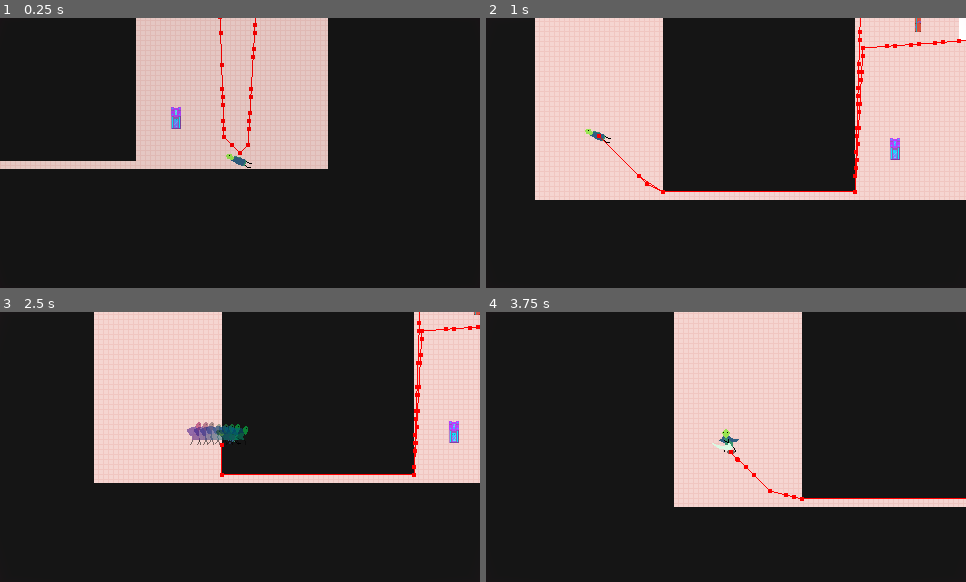
Above: before the commit, frames 1-4 (two rows, left to right).
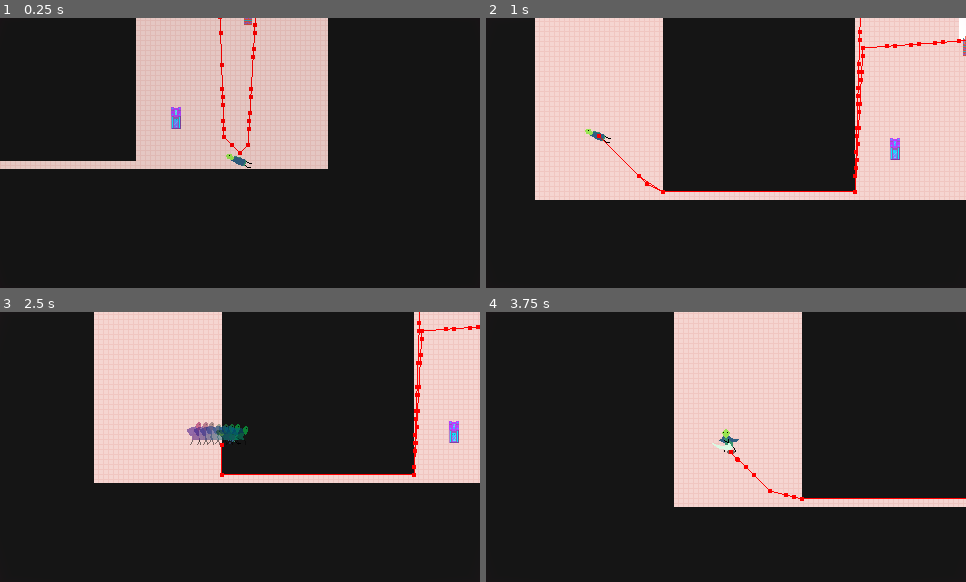
Above: after the commit, the same moments.

Repository: ehj37/Lizard-Mini
Game: Godot game, scene res://scenes/levels/level2.tscn
Same seed, same stepped clock (60 frames per second), same inputs: the game is played once before the commit and once after it. Sound files missing from this copy of the repository are replaced by a short silence.
Inputs (mouse positions are in pixels of both pictures, inside the frame that each line leads up to):
- Up to frame 1 (0.25 s): no input
- Up to frame 2 (1 s): move the mouse to (831, 139) at 0.52 s; hold Right (move_right) from 0.53 s (still down); click (831, 139) at 0.6 s
- Up to frame 3 (2.5 s): move the mouse to (144, 460) at 1.27 s; release Right (move_right) at 1.28 s; hold Down (move_down) 1.28-2.03 s; click (144, 460) at 1.35 s; move the mouse to (288, 387) at 2.02 s; hold Right (move_right) from 2.03 s (still down); tap Space (dash) at 2.1 s; click (288, 387) at 2.3 s
- Up to frame 4 (3.75 s): move the mouse to (702, 501) at 2.77 s; release Right (move_right) at 2.78 s; hold Up (move_up) 2.78-3.53 s; tap E (interact) at 2.85 s; click (702, 501) at 3.05 s; move the mouse to (870, 487) at 3.52 s; hold Left (move_left) from 3.53 s (still down); click (870, 487) at 3.6 s

The runs differ from the first frame. In frame 1, less than 0.1% of the frame differs, in the area x 50-53%, y 0-3%; in frame 2, 0.1%, in the area x 89-100%, y 0-15%; in frame 3, less than 0.1%; in frame 4, nothing differs.

Commit message:
Minor Golem work, change misc. timer process modes from always, non-timer approach for wisp bug

Diff:
--- a/scenes/enemies/corvid/state/attack_1.gd
+++ b/scenes/enemies/corvid/state/attack_1.gd
@@ -28,7 +28,7 @@
 
 	corvid.set_collision_mask_value(8, false)
 
-	get_tree().create_timer(DECELERATION_START).timeout.connect(
+	get_tree().create_timer(DECELERATION_START, false).timeout.connect(
 		_on_deceleration_start_timer_timeout
 	)
 
@@ -39,7 +39,7 @@
 	else:
 		corvid.hitbox.position.x = abs(corvid.hitbox.position.x)
 
-	get_tree().create_timer(ATTACK_LUNGE_DURATION).timeout.connect(_on_lunge_timer_timeout)
+	get_tree().create_timer(ATTACK_LUNGE_DURATION, false).timeout.connect(_on_lunge_timer_timeout)
 
 
 func exit() -> void:
--- a/scenes/enemies/corvid/state/pause.gd
+++ b/scenes/enemies/corvid/state/pause.gd
@@ -5,7 +5,7 @@
 
 
 func enter(_data: Dictionary = {}) -> void:
-	get_tree().create_timer(DECIDE_DURATION).timeout.connect(_on_decide_timer_timeout)
+	get_tree().create_timer(DECIDE_DURATION, false).timeout.connect(_on_decide_timer_timeout)
 
 
 func _on_decide_timer_timeout() -> void:
--- a/scenes/enemies/corvid/state/post_attack.gd
+++ b/scenes/enemies/corvid/state/post_attack.gd
@@ -9,7 +9,7 @@
 	var pause_duration: float = randf_range(
 		BASE_PAUSE_DURATION - PAUSE_DURATION_VARIANCE, BASE_PAUSE_DURATION + PAUSE_DURATION_VARIANCE
 	)
-	get_tree().create_timer(pause_duration).timeout.connect(_on_pause_timer_timeout)
+	get_tree().create_timer(pause_duration, false).timeout.connect(_on_pause_timer_timeout)
 
 
 func _on_pause_timer_timeout() -> void:
--- a/scenes/enemies/corvid/state/pre_attack.gd
+++ b/scenes/enemies/corvid/state/pre_attack.gd
@@ -11,8 +11,10 @@
 	corvid.animation_player.play("pre_attack")
 	corvid.velocity = Vector2.ZERO
 	_target_locked = false
-	get_tree().create_timer(LOCK_TARGET_TIME).timeout.connect(_on_lock_target_timer_timeout)
-	get_tree().create_timer(PRE_ATTACK_DURATION).timeout.connect(_on_pre_attack_timer_timeout)
+	get_tree().create_timer(LOCK_TARGET_TIME, false).timeout.connect(_on_lock_target_timer_timeout)
+	get_tree().create_timer(PRE_ATTACK_DURATION, false).timeout.connect(
+		_on_pre_attack_timer_timeout
+	)
 
 
 func update(_delta: float) -> void:
--- a/scenes/enemies/corvid/state/step.gd
+++ b/scenes/enemies/corvid/state/step.gd
@@ -35,7 +35,7 @@
 	)
 	get_tree().create_tween().tween_property(self, "_speed", 0, duration)
 
-	get_tree().create_timer(duration).timeout.connect(_on_step_timer_timeout)
+	get_tree().create_timer(duration, false).timeout.connect(_on_step_timer_timeout)
 	corvid.sprite.flip_h = _safe_velocity.x < 0
 	# A previously played step animation may be still playing
 	if corvid.animation_player.is_playing():
--- a/scenes/enemies/golem/golem.tscn
+++ b/scenes/enemies/golem/golem.tscn
@@ -5,11 +5,10 @@
 [ext_resource type="Script" uid="uid://cfr4nw7ltr75o" path="res://scenes/enemies/golem/state/idle.gd" id="3_wxdr1"]
 [ext_resource type="Script" uid="uid://bngihwdws3t46" path="res://scenes/enemies/golem/state/alerted.gd" id="4_s8p6a"]
 [ext_resource type="Script" uid="uid://f71yn7u2mk73" path="res://scenes/enemies/golem/state/step.gd" id="5_orb4d"]
-[ext_resource type="Script" uid="uid://dxjbvd8ge6xpg" path="res://scenes/enemies/golem/state/pre_attack.gd" id="6_kqdxe"]
-[ext_resource type="Script" uid="uid://66bwptfeipo7" path="res://scenes/enemies/golem/state/lunge_slam.gd" id="7_8vac1"]
+[ext_resource type="Script" uid="uid://dxjbvd8ge6xpg" path="res://scenes/enemies/golem/state/decide_attack.gd" id="6_kqdxe"]
+[ext_resource type="Script" uid="uid://66bwptfeipo7" path="res://scenes/enemies/golem/state/lunge.gd" id="7_8vac1"]
 [ext_resource type="Script" uid="uid://cojerx3xk70nl" path="res://scenes/enemies/golem/state/slam.gd" id="8_rewa6"]
-[ext_resource type="Script" uid="uid://sk42n1xuxhx5" path="res://scenes/enemies/golem/state/post_attack.gd" id="9_be4r2"]
-[ext_resource type="Script" uid="uid://dq6bfxwu2t6h3" path="res://scenes/enemies/golem/state/combo_slam.gd" id="10_oppqs"]
+[ext_resource type="Script" uid="uid://sk42n1xuxhx5" path="res://scenes/enemies/golem/state/post_slam.gd" id="9_be4r2"]
 [ext_resource type="Script" uid="uid://dl7mf1tjbxxi5" path="res://scenes/enemies/golem/state/death.gd" id="11_oh0n6"]
 [ext_resource type="PackedScene" uid="uid://ctmmrvn5msgq0" path="res://scenes/health_component/health_component.tscn" id="12_01wgv"]
 [ext_resource type="PackedScene" uid="uid://btskgccbkw3mo" path="res://scenes/enemy_health_bar/enemy_health_bar.tscn" id="13_wdsmr"]
@@ -71,11 +70,11 @@
 script = ExtResource("5_orb4d")
 metadata/_custom_type_script = "uid://csv4j5khmw4ph"
 
-[node name="PreAttack" type="Node" parent="GolemStateMachine" unique_id=614053547]
+[node name="DecideAttack" type="Node" parent="GolemStateMachine" unique_id=614053547]
 script = ExtResource("6_kqdxe")
 metadata/_custom_type_script = "uid://csv4j5khmw4ph"
 
-[node name="LungeSlam" type="Node" parent="GolemStateMachine" unique_id=1186643344]
+[node name="Lunge" type="Node" parent="GolemStateMachine" unique_id=1186643344]
 script = ExtResource("7_8vac1")
 metadata/_custom_type_script = "uid://csv4j5khmw4ph"
 
@@ -83,12 +82,8 @@
 script = ExtResource("8_rewa6")
 metadata/_custom_type_script = "uid://csv4j5khmw4ph"
 
-[node name="PostAttack" type="Node" parent="GolemStateMachine" unique_id=1307017047]
+[node name="PostSlam" type="Node" parent="GolemStateMachine" unique_id=1307017047]
 script = ExtResource("9_be4r2")
-metadata/_custom_type_script = "uid://csv4j5khmw4ph"
-
-[node name="ComboSlam" type="Node" parent="GolemStateMachine" unique_id=1067236131]
-script = ExtResource("10_oppqs")
 metadata/_custom_type_script = "uid://csv4j5khmw4ph"
 
 [node name="Death" type="Node" parent="GolemStateMachine" unique_id=1911827624]
@@ -113,6 +108,7 @@
 shape = SubResource("CircleShape2D_f2tsk")
 
 [node name="Hitbox" parent="." unique_id=774470425 instance=ExtResource("15_emer4")]
+damage_amount = 2
 damage_types = Array[int]([0])
 grounded = true
 disabled = true
--- a/scenes/enemies/golem/state/alerted.gd
+++ b/scenes/enemies/golem/state/alerted.gd
@@ -6,7 +6,7 @@
 func enter(_data: Dictionary = {}) -> void:
 	(state_machine as GolemStateMachine).set_player()
 	golem.color_rect.color = Color.RED
-	get_tree().create_timer(ALERT_DURATION).timeout.connect(_on_alert_timer_timeout)
+	get_tree().create_timer(ALERT_DURATION, false).timeout.connect(_on_alert_timer_timeout)
 
 
 func _on_alert_timer_timeout() -> void:
--- a/scenes/enemies/golem/state/combo_slam.gd
+++ /dev/null
@@ -1,10 +0,0 @@
-extends GolemState
-
-
-func enter(_data: Dictionary = {}) -> void:
-	SoundEffectManager.play_at(golem.slam_sound_effect_config, golem.global_position)
-	golem.hitbox.enable()
-	golem.damage_visual.show()
-	await get_tree().create_timer(HITBOX_ENABLE_DURATION).timeout
-
-	transition_to("PostAttack", {"is_combo": true})
--- a/scenes/enemies/golem/state/pre_attack.gd
+++ b/scenes/enemies/golem/state/decide_attack.gd
@@ -8,11 +8,13 @@
 	golem.color_rect.color = Color.ORANGE
 	golem.velocity = Vector2.ZERO
 
-	get_tree().create_timer(PRE_ATTACK_DURATION).timeout.connect(_on_pre_attack_timer_timeout)
+	get_tree().create_timer(PRE_ATTACK_DURATION, false).timeout.connect(
+		_on_pre_attack_timer_timeout
+	)
 
 
 func _on_pre_attack_timer_timeout() -> void:
 	if golem.global_position.distance_to(player.global_position) < SLAM_RADIUS:
 		transition_to("Slam")
 	else:
-		transition_to("LungeSlam")
+		transition_to("Lunge")
--- a/scenes/enemies/golem/state/golem_state.gd
+++ b/scenes/enemies/golem/state/golem_state.gd
@@ -3,7 +3,6 @@
 extends State
 
 const ATTACK_RANGE: float = 50.0
-const HITBOX_ENABLE_DURATION: float = 0.1
 
 var golem: Golem
 var player: Player
--- /dev/null
+++ b/scenes/enemies/golem/state/lunge.gd
@@ -0,0 +1,22 @@
+extends GolemState
+
+const LUNGE_DURATION: float = 0.1
+const LUNGE_INITIAL_SPEED: float = 400.0
+
+var _lunge_tween: Tween
+
+
+func enter(_data: Dictionary = {}) -> void:
+	var to_player: Vector2 = golem.global_position.direction_to(player.global_position)
+	golem.velocity = to_player * LUNGE_INITIAL_SPEED
+	_lunge_tween = get_tree().create_tween()
+	_lunge_tween.tween_property(golem, "velocity", Vector2.ZERO, LUNGE_DURATION)
+	_lunge_tween.set_ease(Tween.EASE_OUT)
+	await _lunge_tween.finished
+
+	transition_to("Slam")
+
+
+func exit() -> void:
+	if _lunge_tween.is_valid:
+		_lunge_tween.cancel_free()
--- a/scenes/enemies/golem/state/lunge_slam.gd
+++ /dev/null
@@ -1,39 +0,0 @@
-extends GolemState
-
-const LUNGE_DURATION: float = 0.1
-const ATTACK_DURATION: float = 0.1
-const POST_ATTACK_DURATION: float = 0.7
-const LUNGE_INITIAL_SPEED: float = 400.0
-
-var _lunge_tween: Tween
-
-
-func enter(_data: Dictionary = {}) -> void:
-	_lunge()
-
-
-func exit() -> void:
-	if _lunge_tween.is_valid:
-		_lunge_tween.cancel_free()
-
-
-func _lunge() -> void:
-	var to_player: Vector2 = golem.global_position.direction_to(player.global_position)
-	golem.velocity = to_player * LUNGE_INITIAL_SPEED
-	_lunge_tween = get_tree().create_tween()
-	_lunge_tween.tween_property(golem, "velocity", Vector2.ZERO, LUNGE_DURATION)
-	_lunge_tween.set_ease(Tween.EASE_OUT)
-	_lunge_tween.finished.connect(_slam)
-
-
-func _slam() -> void:
-	if !is_current_state():
-		return
-
-	SoundEffectManager.play_at(golem.slam_sound_effect_config, golem.global_position)
-
-	golem.hitbox.enable()
-	golem.damage_visual.show()
-	await get_tree().create_timer(HITBOX_ENABLE_DURATION).timeout
-
-	transition_to("PostAttack")
--- a/scenes/enemies/golem/state/post_attack.gd
+++ b/scenes/enemies/golem/state/post_slam.gd
@@ -9,13 +9,13 @@
 	golem.damage_visual.hide()
 	golem.color_rect.color = Color.BLUE
 
-	await get_tree().create_timer(POST_ATTACK_DURATION).timeout
+	await get_tree().create_timer(POST_ATTACK_DURATION, false).timeout
 
-	var can_combo: bool = !data.get("is_combo", false)
+	var can_combo: bool = data.get("can_combo")
 	if can_combo:
 		var distance_to_player: float = golem.global_position.distance_to(player.global_position)
 		if distance_to_player < COMBO_ATTACK_RANGE:
-			transition_to("ComboSlam")
+			transition_to("Slam", {"is_combo": true})
 			return
 
 	transition_to("Step")
--- a/scenes/enemies/golem/state/slam.gd
+++ b/scenes/enemies/golem/state/slam.gd
@@ -1,10 +1,14 @@
 extends GolemState
 
+const HITBOX_ENABLE_DURATION: float = 0.1
 
-func enter(_data: Dictionary = {}) -> void:
+
+func enter(data: Dictionary = {}) -> void:
+	var is_combo: bool = data.get("is_combo", false)
+
 	SoundEffectManager.play_at(golem.slam_sound_effect_config, golem.global_position)
 	golem.hitbox.enable()
 	golem.damage_visual.show()
-	await get_tree().create_timer(HITBOX_ENABLE_DURATION).timeout
+	await get_tree().create_timer(HITBOX_ENABLE_DURATION, false).timeout
 
-	transition_to("PostAttack")
+	transition_to("PostSlam", {"can_combo": !is_combo})
--- a/scenes/enemies/golem/state/step.gd
+++ b/scenes/enemies/golem/state/step.gd
@@ -16,12 +16,12 @@
 	golem.color_rect.color = Color.AQUAMARINE
 	golem.velocity = _safe_velocity.normalized() * MAX_SPEED
 
-	get_tree().create_timer(STEP_DURATION).timeout.connect(_on_step_timer_timeout)
+	get_tree().create_timer(STEP_DURATION, false).timeout.connect(_on_step_timer_timeout)
 
 
 func _on_step_timer_timeout() -> void:
 	if can_attack():
-		transition_to("PreAttack")
+		transition_to("DecideAttack")
 	else:
 		transition_to("Step")
 
--- a/scenes/enemies/wisp/state/death.gd
+++ b/scenes/enemies/wisp/state/death.gd
@@ -32,7 +32,7 @@
 	sprite_mod_tween.tween_property(wisp.sprite, "modulate", Color.TRANSPARENT, lifetime / 3)
 
 	wisp.fire_small.emitting = false
-	await get_tree().create_timer(lifetime).timeout
+	await get_tree().create_timer(lifetime, false).timeout
 
 	var death_smoke: Sprite2D = death_smoke_resource.instantiate()
 	death_smoke.global_position = wisp.global_position
--- a/scenes/enemies/wisp/wisp.gd
+++ b/scenes/enemies/wisp/wisp.gd
@@ -57,7 +57,7 @@
 	# detector is so much smaller than the collision shape), but just to be
 	# safe, wait here so the hitbox drawing blood wins out (and damage can be
 	# dealt).
-	await get_tree().create_timer(0.01).timeout
+	await get_tree().physics_frame
 
 	if state_machine.current_state.name != "Death":
 		state_machine.transition_to("Death")
--- a/scenes/enemies/wisp/wisp_container_break_area/wisp_container_break_area.gd
+++ b/scenes/enemies/wisp/wisp_container_break_area/wisp_container_break_area.gd
@@ -21,4 +21,4 @@
 			continue
 
 		container_to_pop.shatter()
-		await get_tree().create_timer(TIME_BETWEEN_BREAKS).timeout
+		await get_tree().create_timer(TIME_BETWEEN_BREAKS, false).timeout
--- a/scenes/hurtbox/hurtbox.gd
+++ b/scenes/hurtbox/hurtbox.gd
@@ -68,7 +68,7 @@
 func _add_cooldown_for(hitbox: Hitbox) -> void:
 	var hitbox_instance_id: int = hitbox.get_instance_id()
 	_hitbox_instance_ids_on_cooldown.append(hitbox_instance_id)
-	await get_tree().create_timer(repetitive_hitbox_damage_cooldown).timeout
+	await get_tree().create_timer(repetitive_hitbox_damage_cooldown, false).timeout
 
 	_hitbox_instance_ids_on_cooldown.erase(hitbox_instance_id)
 
--- a/scenes/levels/level2.tscn
+++ b/scenes/levels/level2.tscn
@@ -8,9 +8,6 @@
 [ext_resource type="PackedScene" uid="uid://cxq0a1g7triur" path="res://scenes/enemies/golem/golem.tscn" id="6_ok6xr"]
 [ext_resource type="PackedScene" uid="uid://db24r4k8yb5md" path="res://scenes/objects/explosive_canister/explosive_canister.tscn" id="7_dj4wq"]
 [ext_resource type="PackedScene" uid="uid://cbg80infwg8ik" path="res://scenes/objects/pots/pot_d/pot_d.tscn" id="8_8i1lk"]
-[ext_resource type="Script" uid="uid://y3aesk4nf26x" path="res://scenes/objects/pots/pot.gd" id="9_hgky1"]
-[ext_resource type="PackedScene" uid="uid://c6ceoo202u4lv" path="res://scenes/objects/pots/pot_b/pot_b.tscn" id="11_hkuam"]
-[ext_resource type="PackedScene" uid="uid://crcqepil363yw" path="res://scenes/objects/pots/pot_c/pot_c.tscn" id="12_f3b2k"]
 
 [node name="Level2" type="Node2D" unique_id=66639698]
 y_sort_enabled = true
@@ -44,23 +41,5 @@
 [node name="ExplosiveCanister" parent="." unique_id=2118925219 instance=ExtResource("7_dj4wq")]
 position = Vector2(296, 24)
 
-[node name="PotD" type="StaticBody2D" parent="." unique_id=1673090526 instance=ExtResource("8_8i1lk")]
-position = Vector2(400, -88)
-script = ExtResource("9_hgky1")
-metadata/_custom_type_script = "uid://y3aesk4nf26x"
-
-[node name="PotC" type="StaticBody2D" parent="." unique_id=2038732270 instance=ExtResource("12_f3b2k")]
-position = Vector2(320, -160)
-collision_mask = 0
-script = ExtResource("9_hgky1")
-metadata/_custom_type_script = "uid://y3aesk4nf26x"
-
-[node name="PotB" type="StaticBody2D" parent="." unique_id=1271241237 instance=ExtResource("11_hkuam")]
-position = Vector2(320, -104)
-script = ExtResource("9_hgky1")
-metadata/_custom_type_script = "uid://y3aesk4nf26x"
-
-[node name="PotB2" type="StaticBody2D" parent="." unique_id=1588517067 instance=ExtResource("11_hkuam")]
-position = Vector2(424, -192)
-script = ExtResource("9_hgky1")
-metadata/_custom_type_script = "uid://y3aesk4nf26x"
+[node name="PotD" parent="." unique_id=1673090526 instance=ExtResource("8_8i1lk")]
+position = Vector2(368, -80)
--- a/scenes/player/state/attack.gd
+++ b/scenes/player/state/attack.gd
@@ -132,11 +132,11 @@
 		player.velocity = _lunge_dir * INITIAL_LUNGE_SPEED
 	player.hitbox_sword.orientation = player.orientation
 
-	get_tree().create_timer(POLYGON_ENABLE_TIME).timeout.connect(_enable_sword)
-	get_tree().create_timer(POLYGON_DISABLE_TIME).timeout.connect(_disable_sword)
+	get_tree().create_timer(POLYGON_ENABLE_TIME, false).timeout.connect(_enable_sword)
+	get_tree().create_timer(POLYGON_DISABLE_TIME, false).timeout.connect(_disable_sword)
 
 	_can_combo = false
-	get_tree().create_timer(COMBO_WINDOW_START).timeout.connect(_enter_combo_window)
+	get_tree().create_timer(COMBO_WINDOW_START, false).timeout.connect(_enter_combo_window)
 
 
 func exit() -> void:
Not shown, removed: scenes/enemies/golem/state/combo_slam.gd.uid
Renamed: scenes/enemies/golem/state/pre_attack.gd.uid -> scenes/enemies/golem/state/decide_attack.gd.uid
Renamed: scenes/enemies/golem/state/lunge_slam.gd.uid -> scenes/enemies/golem/state/lunge.gd.uid
Renamed: scenes/enemies/golem/state/post_attack.gd.uid -> scenes/enemies/golem/state/post_slam.gd.uid
